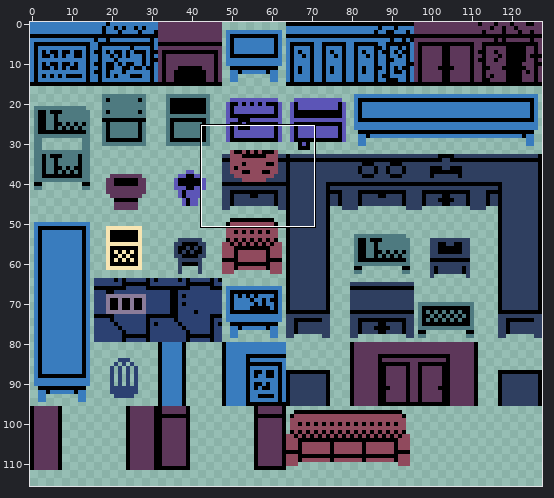
Sprite sheet, stored at assets/sprites/atlases/decorations.png. The first picture is a wide view before the edit; the outline marks the close-up.
Close-up. Before the commit:
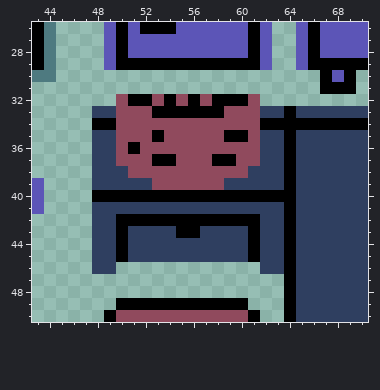
The file is 128x128 pixels. Shown: x 43..70, y 26..50. The wide view leaves out empty margins.
Now the later version:
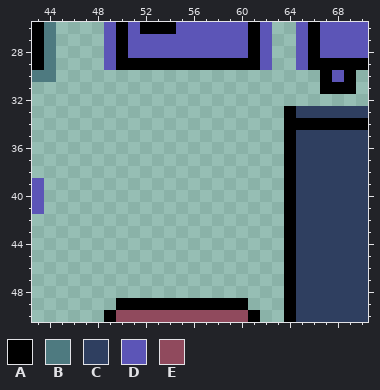
Palette (. is transparent): A #000000  B #4e7a80  C #2f3f60  D #5c55b7  E #904a5d
Changes in this commit:
Colour A is removed in row 32 at x 51 to 52, 54, 56 and 58 to 60; in row 33 at x 53 to 58; in row 34 at x 48 to 49 and 62 to 63; in row 35 at x 53 and 59 to 60; in row 36 at x 51; in row 37 at x 53 to 54 and 58 to 59.
Colour A is removed in row 40 at x 48 to 63; in row 42 at x 50 to 61; in row 43 at x 50, 55 to 56 and 61; in rows 44 to 45 at x 50 and 61.
Colour C is removed in row 33 at x 48 to 49 and 62 to 63; in rows 35 to 37 at x 48 to 49 and 62 to 63; in row 38 at x 48 to 50 and 61 to 63; in row 39 at x 48 to 52 and 59 to 63; in row 41 at x 48 to 63; in row 42 at x 48 to 49 and 62 to 63.
Colour C is removed in row 43 at x 48 to 49, 51 to 54, 57 to 60 and 62 to 63; in rows 44 to 45 at x 48 to 49, 51 to 60 and 62 to 63; in row 46 at x 48 to 49 and 62 to 63.
Colour E is removed in row 32 at x 50, 53, 55, 57 and 61; in row 33 at x 50 to 52 and 59 to 61; in row 34 at x 50 to 61; in row 35 at x 50 to 52, 54 to 58 and 61; in row 36 at x 50 and 52 to 61; in row 37 at x 50 to 52, 55 to 57 and 60 to 61.
Colour E is removed in row 38 at x 51 to 60; in row 39 at x 53 to 58.
